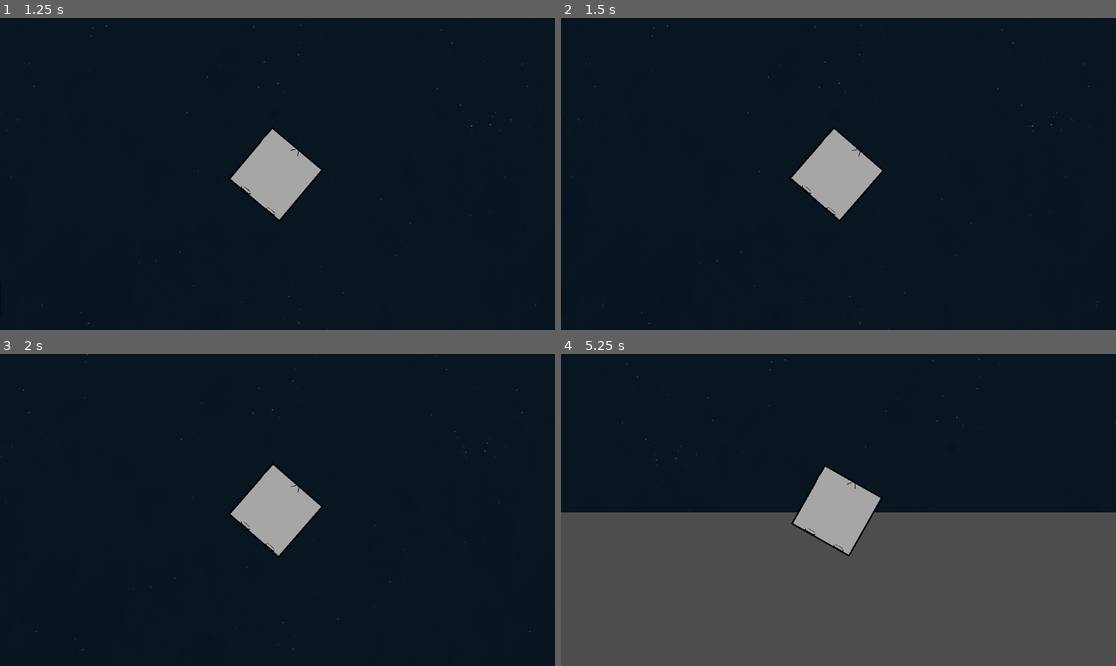
Above: before the commit, frames 1-4 (two rows, left to right).
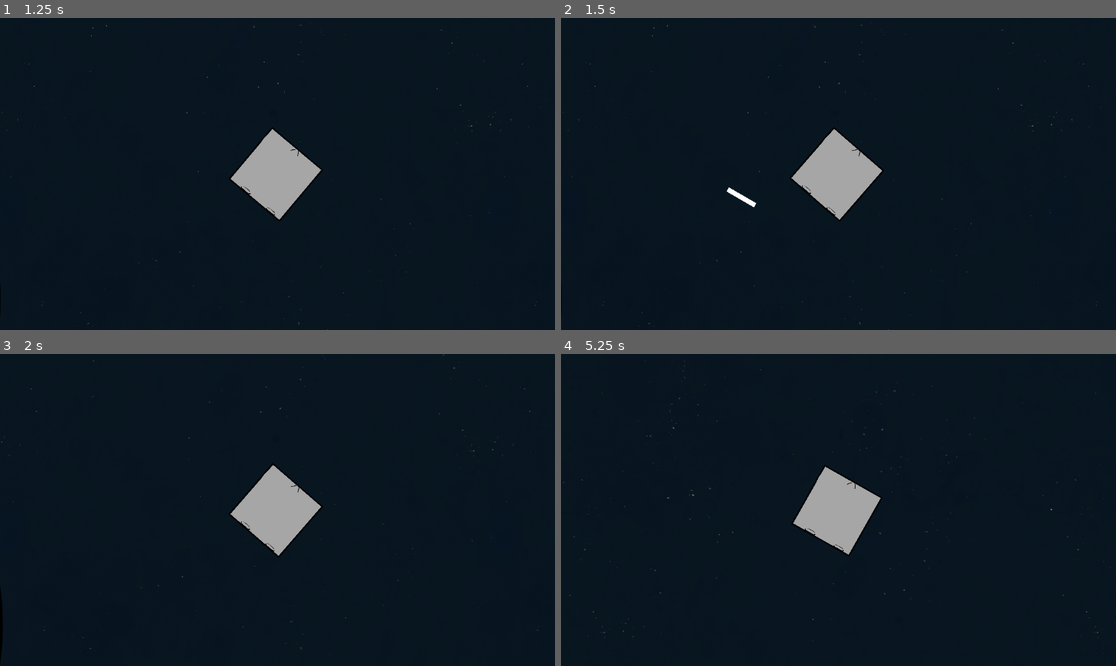
Above: after the commit, the same moments.

Repository: Dolphus2/NordicGameJam2026
Game: Godot game, scene res://scenes/game.tscn
Same seed, same stepped clock (60 frames per second), same inputs: the game is played once before the commit and once after it.
Inputs (mouse positions are in pixels of both pictures, inside the frame that each line leads up to):
- Up to frame 1 (1.25 s): tap Enter at 0.5 s; move the mouse to (399, 158) at 0.52 s; hold E (roll_right) from 0.53 s (still down); click (399, 158) at 0.67 s
- Up to frame 2 (1.5 s): release E (roll_right) at 1.25 s; drag from (727, 189) to (810, 236) at 1.27 s
- Up to frame 3 (2 s): no input
- Up to frame 4 (5.25 s): move the mouse to (894, 441) at 2.02 s; hold E (roll_right) 2.03-2.75 s; click (894, 441) at 2.17 s; drag from (810, 572) to (672, 463) at 2.77 s; move the mouse to (1005, 556) at 3.52 s; hold Q (roll_left) 3.53-4.25 s; click (1005, 556) at 3.67 s; drag from (672, 463) to (755, 432) at 4.27 s; move the mouse to (866, 510) at 5.02 s; hold Q (roll_left) from 5.03 s (still down); click (866, 510) at 5.17 s

Frame 1 is identical in both runs. In frame 2, 0.1% of the frame differs, in the area x 29-36%, y 54-61%; in frame 3, 0.1%; in frame 4, 48%, in the area x 0-100%, y 1-100%.

Commit message:
made slice line follow the screen

Diff:
--- a/scenes/game.tscn
+++ b/scenes/game.tscn
@@ -18,13 +18,6 @@
 
 [node name="Game" type="Node2D" unique_id=1375401336]
 
-[node name="Player" parent="." unique_id=1597567515 instance=ExtResource("1_uwrxv")]
-position = Vector2(2, -9)
-
-[node name="Camera2D" type="Camera2D" parent="Player" unique_id=367364067]
-
-[node name="Slicer" parent="." unique_id=2086154053 instance=ExtResource("2_yqjtg")]
-
 [node name="TileMap" type="TileMap" parent="." unique_id=324097902]
 tile_set = SubResource("TileSet_p57ef")
 format = 2
@@ -39,3 +32,11 @@
 
 [node name="planet" parent="." unique_id=1542240377 instance=ExtResource("3_lnu2h")]
 position = Vector2(-1181, 267)
+
+[node name="Player" parent="." unique_id=1597567515 instance=ExtResource("1_uwrxv")]
+position = Vector2(2, -9)
+
+[node name="Slicer" parent="Player" unique_id=2086154053 instance=ExtResource("2_yqjtg")]
+position = Vector2(-2, 9)
+
+[node name="Camera2D" type="Camera2D" parent="Player" unique_id=367364067]
--- a/scripts/slicer.gd
+++ b/scripts/slicer.gd
@@ -1,10 +1,11 @@
 extends Line2D
 
+var slice_start_screen: Vector2 = Vector2.ZERO
 var slice_start: Vector2 = Vector2.ZERO
 var slice_end: Vector2 = Vector2.ZERO
 var dragging: bool = false
 
-@onready var player = $"../Player"
+@onready var player = $".."
 
 # Potential dummy function that can be called do the slicing
 func dummy() -> void:
@@ -14,22 +15,26 @@
 	# Render the line while dragging
 	if dragging:
 		clear_points()
-		add_point(slice_start)
-		add_point(get_global_mouse_position())
+		# Translate screen to local coords
+		add_point(to_local(get_viewport().get_canvas_transform().affine_inverse() * slice_start_screen))
+		add_point(get_local_mouse_position())
 
 func _input(event : InputEvent) -> void:
 	if event is InputEventMouseButton:
 		if event.button_index == MOUSE_BUTTON_LEFT:
 			# Start dragging
 			if event.pressed:
-				slice_start = get_global_mouse_position()
+				# Screen position
+				slice_start_screen = event.position
 				dragging = true
 			# Button release
 			else:
-				slice_end = get_global_mouse_position()
+				slice_start = to_local(get_viewport().get_canvas_transform().affine_inverse() * slice_start_screen)
+				slice_end = get_local_mouse_position()
 				dragging = false
 				clear_points()
 				dummy()
 				# TODO: Make sure to only call throw_mass if the slice goes through the polygon fully
 				# TODO: 10.0 is a dummy small area
+
 				player.throw_mass(slice_start, slice_end, 10.0)
